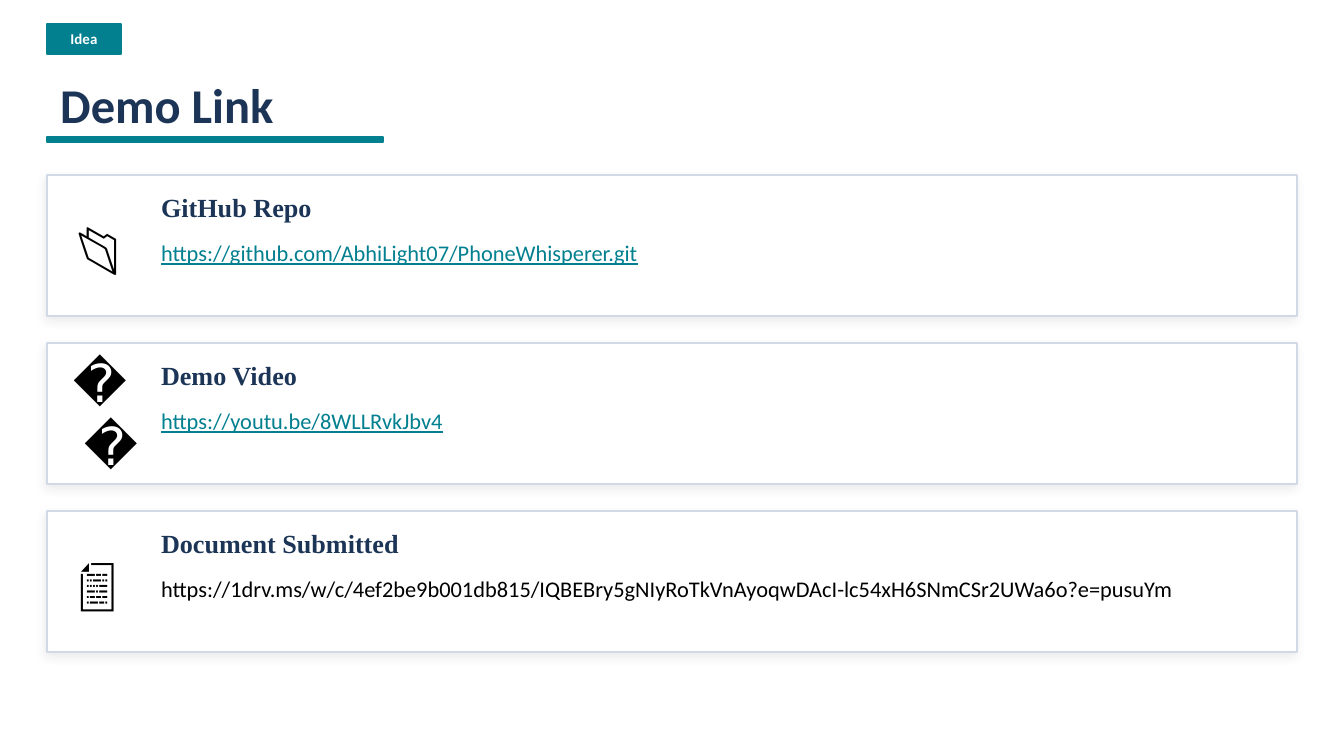
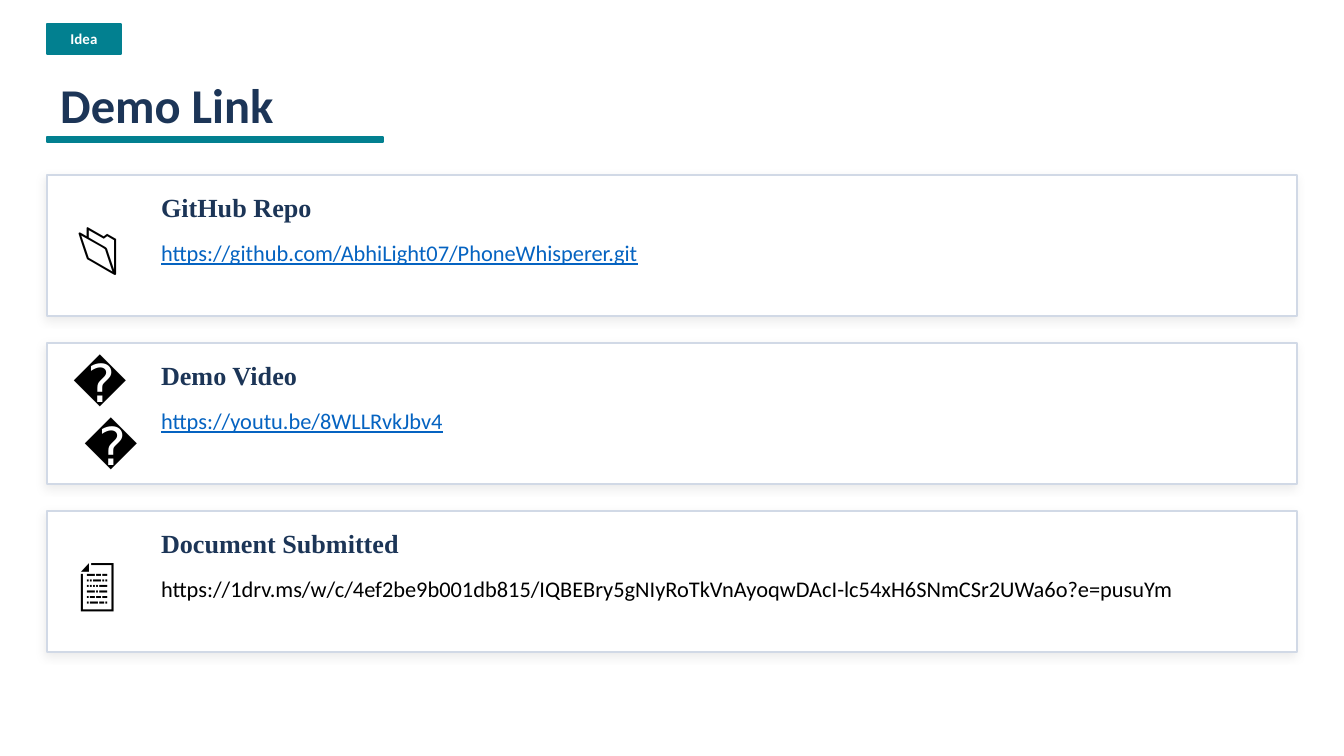
Before and after one commit to AbhiLight07/PhoneWhisperer, a slide deck: slide 9 of PhoneWhisperer_ppt.pptx. Drawn at 1344x756 pixels with LibreOffice and Linux fonts; fonts in the diff are those of the drawing. Boxes give left, top, right and bottom in pixels: in the first picture for what was removed or moved away, otherwise in the second. Text is boxed around its words. In the diff, an @@ line names an element or a change of style, - is before the commit and + after.

Commit message:
final ppt
edited previous ppt

```diff
--- a/PhoneWhisperer_ppt.pptx
+++ b/PhoneWhisperer_ppt.pptx
@@ text "https://github.com/AbhiLight07/PhoneWhisperer.git" at (161,245,637,265): text colour #028090 to #0563C1 @@
@@ text "https://youtu.be/8WLLRvkJbv4" at (161,413,442,433): text colour #028090 to #0563C1 @@
```
